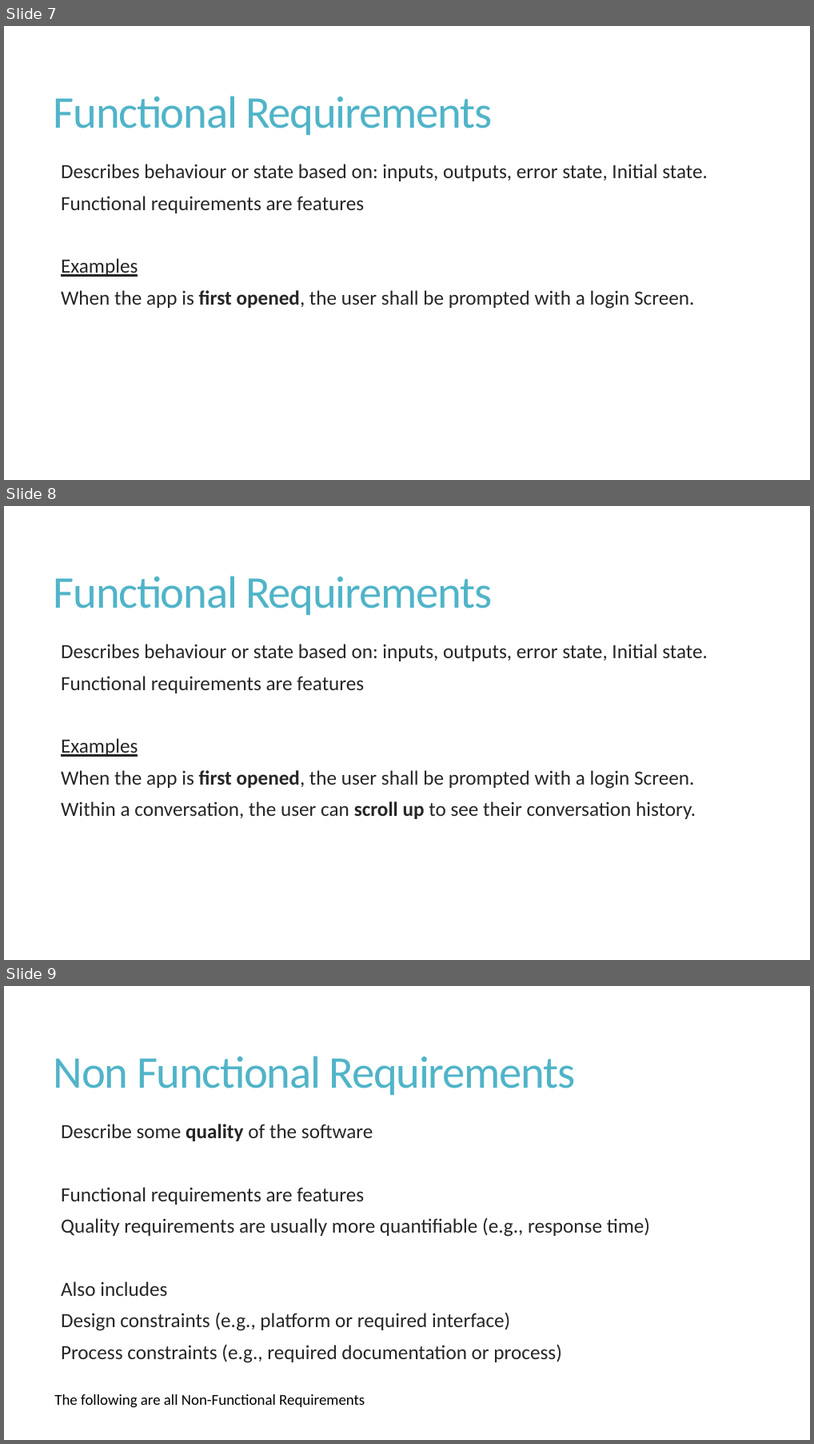
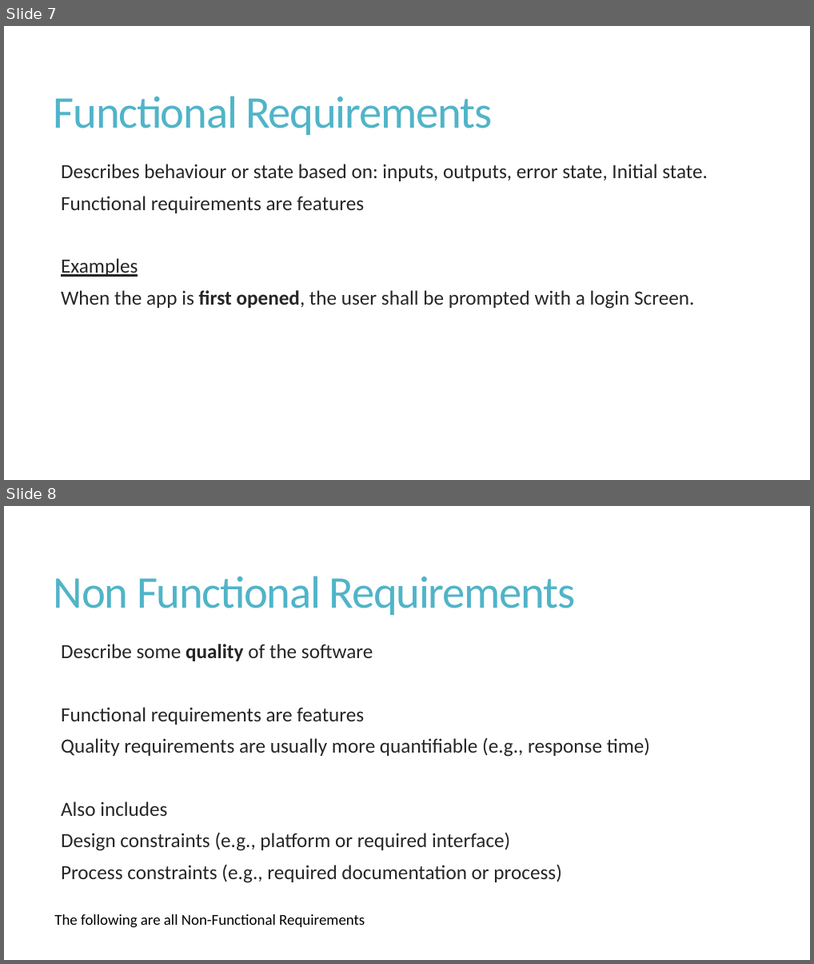
Before and after one commit to shabbir-hussain/ecse321tutorials, a slide deck: 02-requirementsSpecification.pptx. Shown one above the other, each under a label of ours: slides 7, 8 and 9 before the commit, slides 7 and 8 after it. The pictures are 814x1444 and 814x964 pixels, drawn with LibreOffice and Linux fonts; fonts in the diff are those of the drawing. Boxes give left, top, right and bottom in pixels: in the first picture for what was removed or moved away, otherwise in the second. Text is boxed around its words. In the diff, an @@ line names an element or a change of style, - is before the commit and + after.

```diff
--- a/02-requirementsSpecification.pptx
+++ b/02-requirementsSpecification.pptx
@@ slide 8 removed at [4, 506, 810, 960], background #FFFFFF @@
@@ title removed at [54, 576, 492, 615] @@
-Functional Requirements
@@ text removed at [61, 644, 708, 819] @@
-  Describes behaviour or state based on: inputs, outputs, error state, Initial state.
-  Functional requirements are features
-  Examples
-  When the app is first opened, the user shall be prompted with a login Screen.
-  Within a conversation, the user can scroll up to see their conversation history.
@@ what was slide 9 is now slide 8 @@
```
Also in this commit, not shown: 8 other slides removed.
